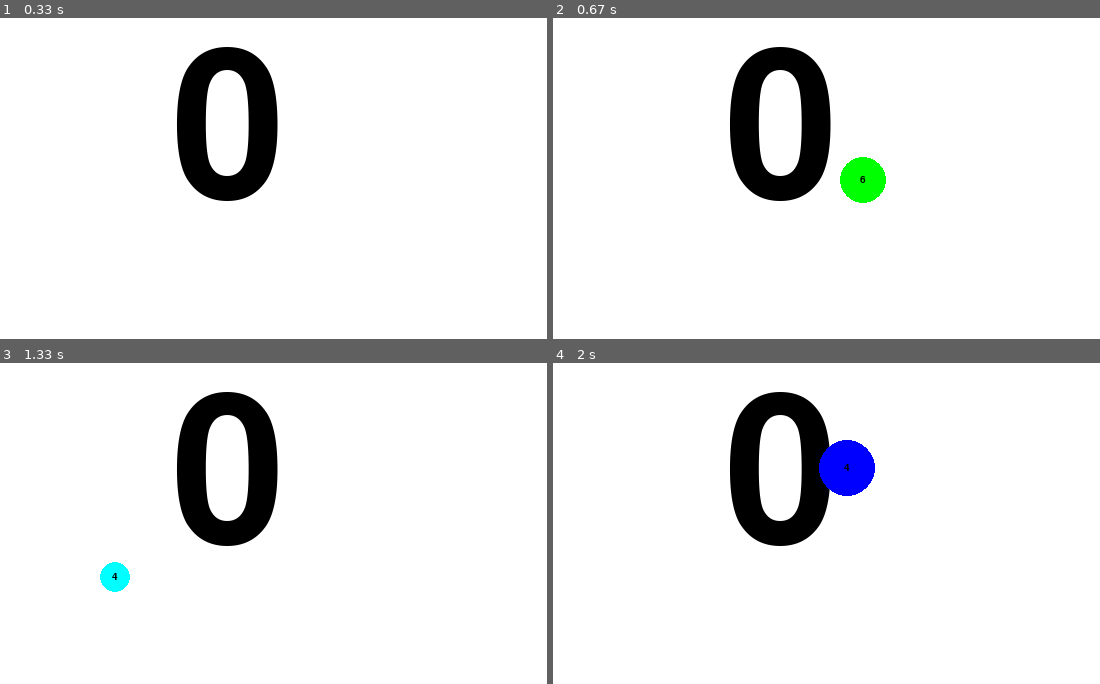
Above: before the commit, frames 1-4 (two rows, left to right).
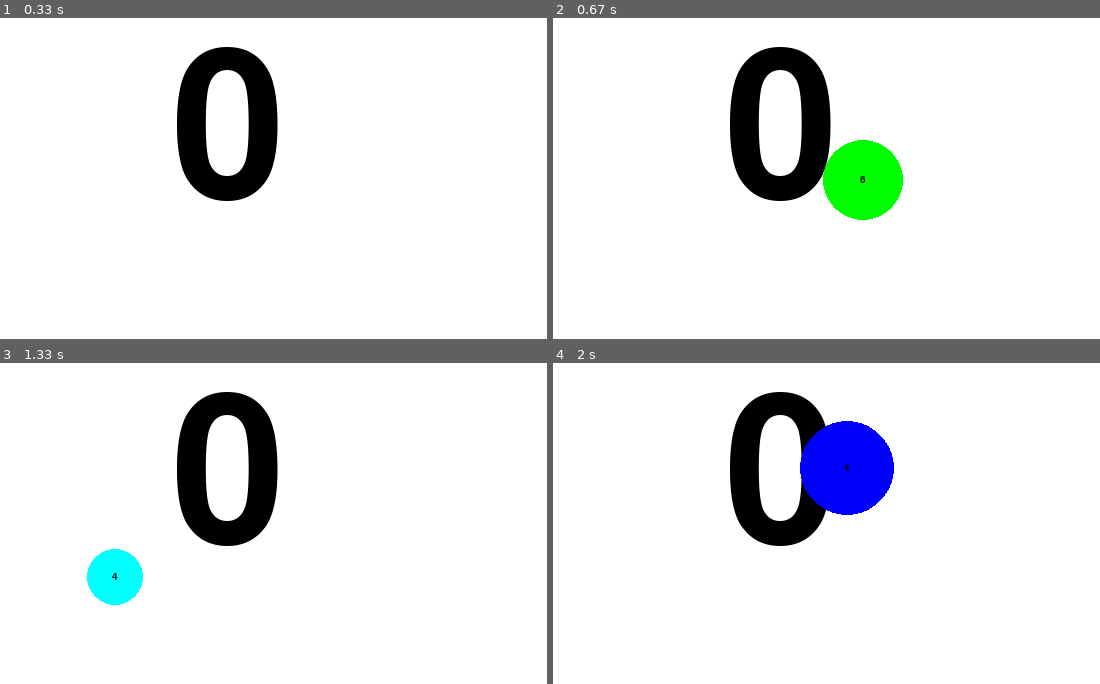
Above: after the commit, the same moments.

Repository: olucassantos/AprendaPyGame
Game: pygame game, started from pingav3.py
Same seed, same stepped clock (60 frames per second), same inputs: the game is played once before the commit and once after it.
Inputs:
- Up to frame 1 (0.33 s): no input
- Up to frame 2 (0.67 s): tap Space at 0.33 s
- Up to frame 3 (1.33 s): tap Space at 0.73, 1.03, 1.23 s
- Up to frame 4 (2 s): tap Space at 1.57, 1.87 s

Frame 1 is identical in both runs. In frame 2, 1.9% of the frame differs, in the area x 49-64%, y 38-63%; in frame 3, 1.0%; in frame 4, 2.5%, in the area x 45-63%, y 18-48%.

Commit message:
Atualizar tamanho aleatório das bolas para 20-50 no arquivo pinga.py

Diff:
--- a/pinga.py
+++ b/pingav3.py
@@ -19,7 +19,7 @@
 
     velocidade = random.randint(1, 10) # Velocidade aleatória
     cor = cores[velocidade] # Cor de acordo com a velocidade
-    tamanho = random.randint(10, 30) # Tamanho aleatório
+    tamanho = random.randint(20, 50) # Tamanho aleatório
     vidas = random.randint(1, 10) # Vidas aleatórias
 
     # Retorna o dicionário com as informações da bola para ser adicionado na lista
